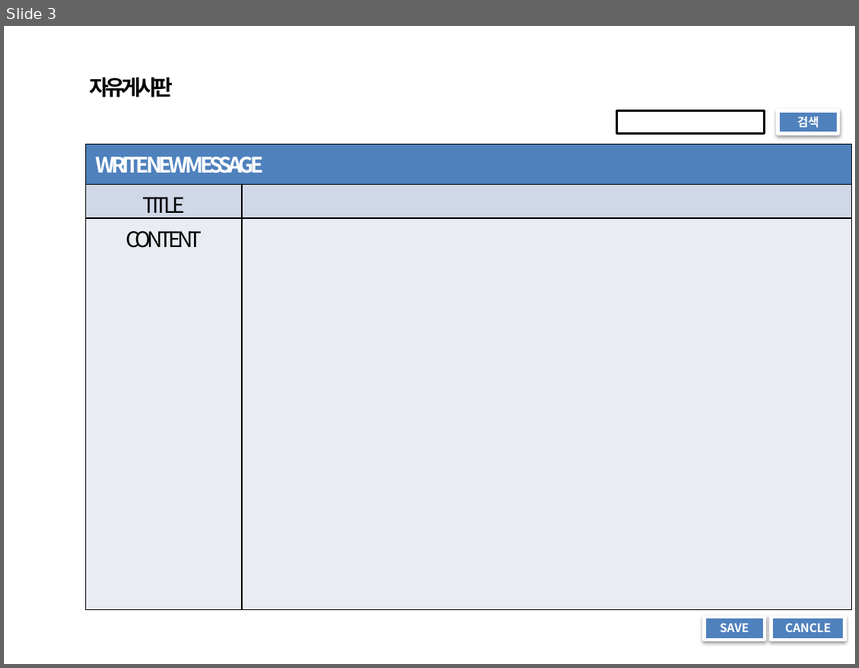
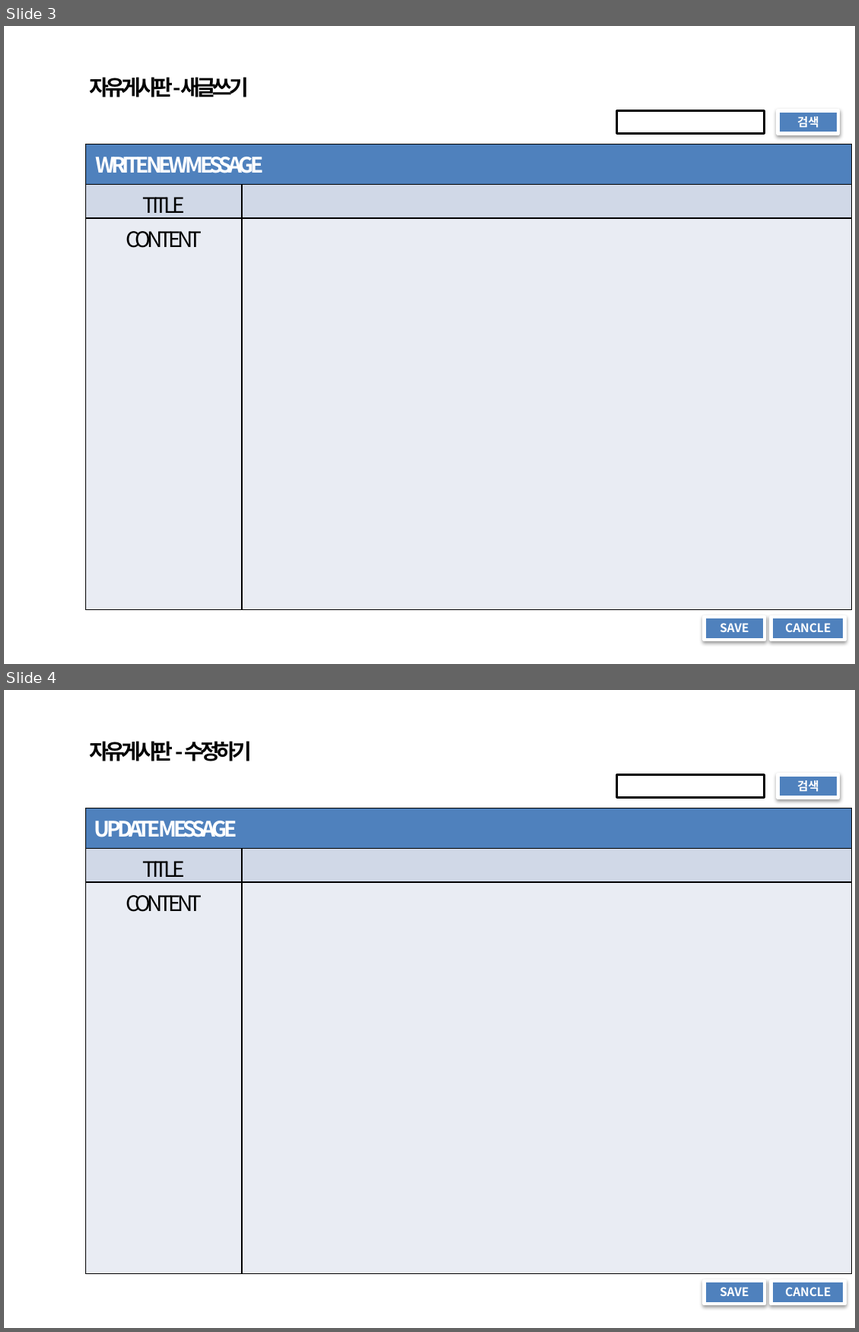
Before and after one commit to jeremy9lee/Assignment0508, a slide deck: 20150511 MYSITE_BOARD 시안.pptx. Shown one above the other, each under a label of ours: slide 3 before the commit, slides 3 and 4 after it. The pictures are 859x668 and 859x1332 pixels, drawn with LibreOffice and Linux fonts; fonts in the diff are those of the drawing. Boxes give left, top, right and bottom in pixels: in the first picture for what was removed or moved away, otherwise in the second. Text is boxed around its words. In the diff, an @@ line names an element or a change of style, - is before the commit and + after.

```diff
--- a/20150511 MYSITE_BOARD 시안.pptx
+++ b/20150511 MYSITE_BOARD 시안.pptx
@@ slide 4 added at <box>4,690,855,1328</box>, background #FFFFFF @@
@@ text added at <box>89,741,253,761</box>, 18 pt, text #000000, bold @@
+자유게시판 - 수정하기
@@ rectangle added at <box>617,774,764,797</box>, fill #FFFFFF, outline #000000 2 pt @@
@@ rectangle added at <box>778,774,838,797</box>, fill #4F81BD, outline #FFFFFF 3 pt, 10 pt, text #FFFFFF, bold @@
+검색
@@ table added at <box>86,809,852,1274</box>, 3 rows, 2 columns @@
+UPDATE MESSAGE | 
+TITLE | 
+CONTENT | 
@@ rectangle added at <box>705,1281,765,1305</box>, fill #4F81BD, outline #FFFFFF 3 pt, 10 pt, text #FFFFFF, bold @@
+SAVE
@@ rectangle added at <box>772,1281,846,1305</box>, fill #4F81BD, outline #FFFFFF 3 pt, 10 pt, text #FFFFFF, bold @@
+CANCLE
@@ slide 3 changed as well @@
@@ text at <box>89,77,248,97</box>: text changed @@
-자유게시판
+자유게시판-새글쓰기
```
Also in this commit, not shown: 2 other slides changed.
